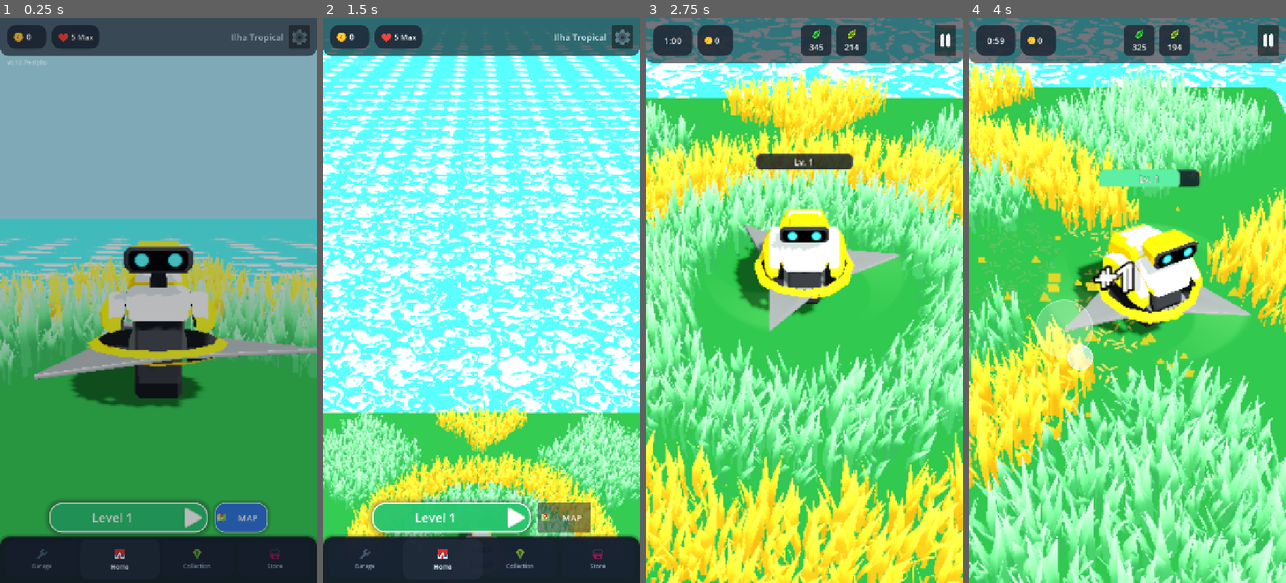
Above: before the commit, frames 1-4 (left to right).
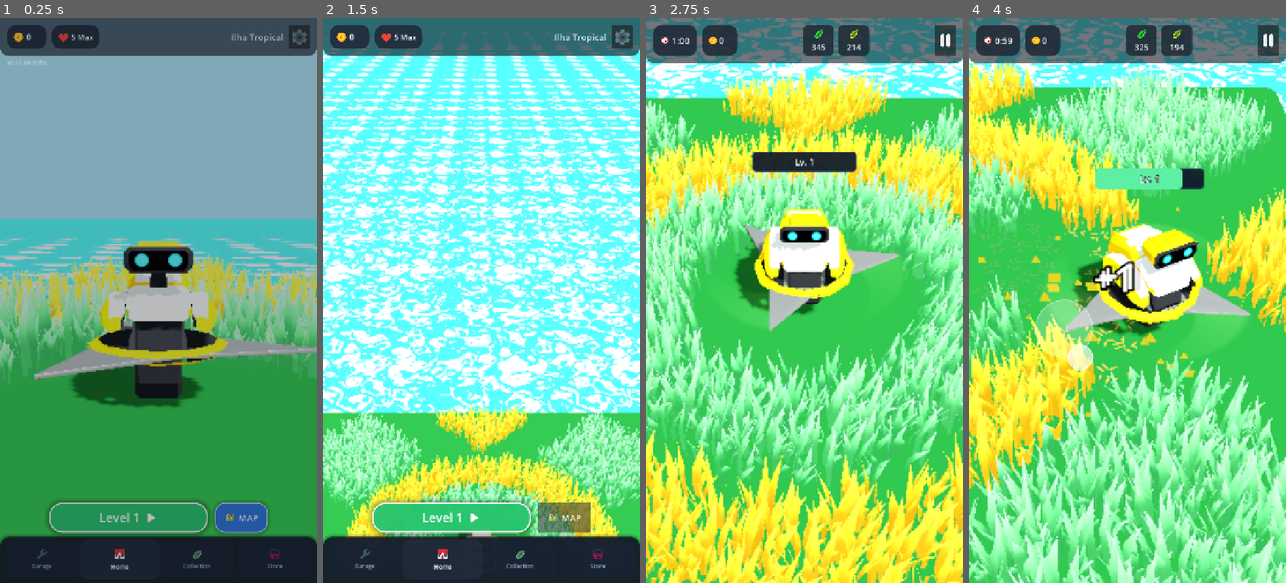
Above: after the commit, the same moments.

Repository: rogerbif/grass-cut-bot
Game: Godot game, scene res://scenes/menu/main_menu.tscn
Two runs of this game, one before a commit and one after it. Both use one fixed random seed, a clock stepped at 60 frames per second and the inputs below.
Inputs (mouse positions are in pixels of both pictures, inside the frame that each line leads up to):
- Up to frame 1 (0.25 s): no input
- Up to frame 2 (1.5 s): click (563, 515) at 0.5 s; click (563, 515) at 1.25 s
- Up to frame 3 (2.75 s): click (775, 515) at 2 s
- Up to frame 4 (4 s): tap Enter at 2.75, 2.85 s; move the mouse to (1197, 272) at 2.77 s; hold Right (ui_right) 2.78-3.5 s; click (1197, 272) at 2.92 s; tap Space at 3.02 s; drag from (1064, 328) to (1111, 413) at 3.52 s

The runs differ from the first frame. In frame 1, 0.4% of the frame differs, in the area x 7-82%, y 7-96%; in frame 2, 0.4%; in frame 3, 1.8%, in the area x 4-71%, y 1-28%; in frame 4, 1.2%.

Commit message:
fix(ui): polimento de icones, estrelas vitoriosas vetoriais e legibilidade barra 3D (v0.12.80-alpha)

Diff:
--- /dev/null
+++ b/assets/icons/icon_clock.svg
@@ -0,0 +1,18 @@
+<svg version="1" xmlns="http://www.w3.org/2000/svg" viewBox="0 0 48 48" enable-background="new 0 0 48 48">
+    <g fill="#37474F">
+        <path d="M38.5,44.6l-4-4l2.1-2.1l4,4c0.6,0.6,0.6,1.5,0,2.1l0,0C40.1,45.1,39.1,45.1,38.5,44.6z"/>
+        <path d="M9.5,44.6l4-4l-2.1-2.1l-4,4c-0.6,0.6-0.6,1.5,0,2.1l0,0C7.9,45.1,8.9,45.1,9.5,44.6z"/>
+    </g>
+    <circle fill="#C62828" cx="24" cy="24" r="20"/>
+    <circle fill="#eee" cx="24" cy="24" r="16"/>
+    <rect x="19" y="22.1" transform="matrix(-.707 -.707 .707 -.707 12.904 62.537)" fill="#E53935" width=".8" height="13"/>
+    <rect x="23" y="11" width="2" height="13"/>
+    <rect x="26.1" y="22.7" transform="matrix(-.707 .707 -.707 -.707 65.787 27.25)" width="2.3" height="9.2"/>
+    <circle cx="24" cy="24" r="2"/>
+    <circle fill="#C62828" cx="24" cy="24" r="1"/>
+    <rect x="22" y="1" fill="#37474F" width="4" height="3"/>
+    <g fill="#37474F">
+        <path d="M44.4,16.2c2.5-3.5,2.1-8.4-1-11.5c-3.1-3.1-8-3.5-11.5-1L44.4,16.2z"/>
+        <path d="M3.6,16.2c-2.5-3.5-2.1-8.4,1-11.5c3.1-3.1,8-3.5,11.5-1L3.6,16.2z"/>
+    </g>
+</svg>
--- a/project.godot
+++ b/project.godot
@@ -11,7 +11,7 @@
 [application]
 
 config/name="Grass Cut Bot"
-config/version="0.12.79-alpha"
+config/version="0.12.80-alpha"
 run/main_scene="res://scenes/menu/main_menu.tscn"
 config/features=PackedStringArray("4.7", "Mobile")
 boot_splash/image="uid://3pegaomvcdut"
--- a/scenes/cutter/blade_progress_bar.tscn
+++ b/scenes/cutter/blade_progress_bar.tscn
@@ -12,7 +12,7 @@
 disable_3d = true
 transparent_bg = true
 gui_disable_input = true
-size = Vector2i(140, 24)
+size = Vector2i(280, 52)
 render_target_update_mode = 4
 
 [node name="Control" type="Control" parent="SubViewport"]
@@ -47,5 +47,5 @@
 [node name="Sprite3D" type="Sprite3D" parent="."]
 billboard = 1
 cast_shadow = 0
-pixel_size = 0.0055
+pixel_size = 0.003
 texture = SubResource("ViewportTexture_bar")
--- a/scenes/menu/bottom_nav_bar.tscn
+++ b/scenes/menu/bottom_nav_bar.tscn
@@ -3,7 +3,7 @@
 [ext_resource type="Script" path="res://scripts/menu/bottom_nav_bar.gd" id="1_navbar"]
 [ext_resource type="Texture2D" path="res://assets/icons/icon_wrench.svg" id="2_wrench"]
 [ext_resource type="Texture2D" path="res://assets/icons/icon_home.svg" id="3_home"]
-[ext_resource type="Texture2D" path="res://assets/icons/icon_collection.svg" id="4_leaf"]
+[ext_resource type="Texture2D" path="res://assets/icons/icon_leaf.svg" id="4_leaf"]
 [ext_resource type="Texture2D" path="res://assets/icons/icon_store.svg" id="5_store"]
 
 [sub_resource type="StyleBoxFlat" id="StyleBoxFlat_bar"]
--- a/scenes/menu/tabs/tab_garage.tscn
+++ b/scenes/menu/tabs/tab_garage.tscn
@@ -1,7 +1,8 @@
-[gd_scene load_steps=7 format=3 uid="uid://tab_garage_scene_01"]
+[gd_scene load_steps=8 format=3 uid="uid://tab_garage_scene_01"]
 
 [ext_resource type="Script" path="res://scripts/menu/tabs/tab_garage.gd" id="1_garage"]
 [ext_resource type="Texture2D" path="res://assets/icons/icon_coin.svg" id="2_coin"]
+[ext_resource type="Texture2D" path="res://assets/icons/icon_wrench.svg" id="3_wrench"]
 
 [sub_resource type="StyleBoxFlat" id="StyleBoxFlat_bg"]
 bg_color = Color(0.09, 0.12, 0.17, 0.94)
@@ -76,11 +77,24 @@
 size_flags_horizontal = 3
 theme_override_constants/separation = 16
 
-[node name="TitleLabel" type="Label" parent="Panel/Scroll/VBox"]
+[node name="TitleBar" type="HBoxContainer" parent="Panel/Scroll/VBox"]
 layout_mode = 2
-theme_override_font_sizes/font_size = 26
+alignment = 1
+theme_override_constants/separation = 10
+
+[node name="TitleIcon" type="TextureRect" parent="Panel/Scroll/VBox/TitleBar"]
+custom_minimum_size = Vector2(28, 28)
+layout_mode = 2
+size_flags_vertical = 4
+texture = ExtResource("3_wrench")
+expand_mode = 1
+stretch_mode = 5
+
+[node name="TitleLabel" type="Label" parent="Panel/Scroll/VBox/TitleBar"]
+layout_mode = 2
+theme_override_font_sizes/font_size = 24
 text = "Oficina do Bot"
-horizontal_alignment = 1
+vertical_alignment = 1
 
 [node name="BladeBanner" type="PanelContainer" parent="Panel/Scroll/VBox"]
 layout_mode = 2
@@ -105,10 +119,10 @@
 [node name="CoinsBanner" type="HBoxContainer" parent="Panel/Scroll/VBox"]
 layout_mode = 2
 alignment = 1
-theme_override_constants/separation = 8
+theme_override_constants/separation = 6
 
 [node name="Icon" type="TextureRect" parent="Panel/Scroll/VBox/CoinsBanner"]
-custom_minimum_size = Vector2(24, 24)
+custom_minimum_size = Vector2(22, 22)
 layout_mode = 2
 size_flags_vertical = 4
 texture = ExtResource("2_coin")
@@ -142,14 +156,39 @@
 text = "Nível 1 • Raio: 0.90m • Vel: 3.25m/s"
 
 [node name="BuyBtn" type="Button" parent="Panel/Scroll/VBox/BladeCard"]
-custom_minimum_size = Vector2(110, 48)
+custom_minimum_size = Vector2(100, 46)
 layout_mode = 2
 size_flags_horizontal = 8
 size_flags_vertical = 4
 focus_mode = 0
+theme_override_styles/normal = SubResource("StyleBoxFlat_btn_buy")
+
+[node name="HBox" type="HBoxContainer" parent="Panel/Scroll/VBox/BladeCard/BuyBtn"]
+layout_mode = 1
+anchors_preset = 15
+anchor_right = 1.0
+anchor_bottom = 1.0
+grow_horizontal = 2
+grow_vertical = 2
+mouse_filter = 2
+alignment = 1
+theme_override_constants/separation = 6
+
+[node name="BtnIcon" type="TextureRect" parent="Panel/Scroll/VBox/BladeCard/BuyBtn/HBox"]
+custom_minimum_size = Vector2(20, 20)
+layout_mode = 2
+size_flags_vertical = 4
+mouse_filter = 2
+texture = ExtResource("2_coin")
+expand_mode = 1
+stretch_mode = 5
+
+[node name="BtnLabel" type="Label" parent="Panel/Scroll/VBox/BladeCard/BuyBtn/HBox"]
+layout_mode = 2
+mouse_filter = 2
 theme_override_font_sizes/font_size = 16
-theme_override_styles/normal = SubResource("StyleBoxFlat_btn_buy")
-text = "75 Moedas"
+text = "75"
+vertical_alignment = 1
 
 [node name="TipLabel" type="Label" parent="Panel/Scroll/VBox"]
 layout_mode = 2
--- a/scenes/menu/tabs/tab_home.tscn
+++ b/scenes/menu/tabs/tab_home.tscn
@@ -1,6 +1,8 @@
-[gd_scene load_steps=5 format=3 uid="uid://tab_home_scene_01"]
+[gd_scene load_steps=7 format=3 uid="uid://tab_home_scene_01"]
 
 [ext_resource type="Script" path="res://scripts/menu/tabs/tab_home.gd" id="1_home"]
+[ext_resource type="Texture2D" path="res://assets/icons/icon_play.svg" id="2_play"]
+[ext_resource type="Texture2D" path="res://assets/icons/icon_map.svg" id="3_map"]
 
 [sub_resource type="StyleBoxFlat" id="StyleBoxFlat_play_btn"]
 bg_color = Color(0.16, 0.78, 0.44, 0.95)
@@ -73,17 +75,66 @@
 layout_mode = 2
 pivot_offset = Vector2(180, 34)
 focus_mode = 0
+theme_override_styles/normal = SubResource("StyleBoxFlat_play_btn")
+
+[node name="HBoxPlay" type="HBoxContainer" parent="BottomAction/HBox/PlayBtn"]
+layout_mode = 1
+anchors_preset = 15
+anchor_right = 1.0
+anchor_bottom = 1.0
+grow_horizontal = 2
+grow_vertical = 2
+mouse_filter = 2
+alignment = 1
+theme_override_constants/separation = 12
+
+[node name="LevelLabel" type="Label" parent="BottomAction/HBox/PlayBtn/HBoxPlay"]
+layout_mode = 2
+mouse_filter = 2
 theme_override_colors/font_color = Color(1, 1, 1, 1)
 theme_override_font_sizes/font_size = 28
-theme_override_styles/normal = SubResource("StyleBoxFlat_play_btn")
 text = "Level 1"
+vertical_alignment = 1
+
+[node name="PlayIcon" type="TextureRect" parent="BottomAction/HBox/PlayBtn/HBoxPlay"]
+custom_minimum_size = Vector2(28, 28)
+layout_mode = 2
+size_flags_vertical = 4
+mouse_filter = 2
+texture = ExtResource("2_play")
+expand_mode = 1
+stretch_mode = 5
 
 [node name="ToggleViewBtn" type="Button" parent="BottomAction/HBox"]
 custom_minimum_size = Vector2(120, 68)
 layout_mode = 2
 focus_mode = 0
+theme_override_styles/normal = SubResource("StyleBoxFlat_toggle_btn")
+
+[node name="HBoxToggle" type="HBoxContainer" parent="BottomAction/HBox/ToggleViewBtn"]
+layout_mode = 1
+anchors_preset = 15
+anchor_right = 1.0
+anchor_bottom = 1.0
+grow_horizontal = 2
+grow_vertical = 2
+mouse_filter = 2
+alignment = 1
+theme_override_constants/separation = 8
+
+[node name="ToggleIcon" type="TextureRect" parent="BottomAction/HBox/ToggleViewBtn/HBoxToggle"]
+custom_minimum_size = Vector2(24, 24)
+layout_mode = 2
+size_flags_vertical = 4
+mouse_filter = 2
+texture = ExtResource("3_map")
+expand_mode = 1
+stretch_mode = 5
+
+[node name="ToggleLabel" type="Label" parent="BottomAction/HBox/ToggleViewBtn/HBoxToggle"]
+layout_mode = 2
+mouse_filter = 2
 theme_override_colors/font_color = Color(1, 1, 1, 1)
-theme_override_constants/icon_max_width = 26
 theme_override_font_sizes/font_size = 20
-theme_override_styles/normal = SubResource("StyleBoxFlat_toggle_btn")
 text = "MAP"
+vertical_alignment = 1
--- a/scenes/ui/hud.tscn
+++ b/scenes/ui/hud.tscn
@@ -8,6 +8,7 @@
 [ext_resource type="Texture2D" path="res://assets/icons/icon_refresh.svg" id="6_refresh"]
 [ext_resource type="Texture2D" path="res://assets/icons/icon_play.svg" id="7_play"]
 [ext_resource type="Texture2D" path="res://assets/icons/icon_wrench.svg" id="8_wrench"]
+[ext_resource type="Texture2D" path="res://assets/icons/icon_clock.svg" id="9_clock"]
 
 [sub_resource type="StyleBoxFlat" id="StyleBoxFlat_top"]
 bg_color = Color(0.08, 0.1, 0.14, 0.6)
@@ -119,11 +120,24 @@
 theme_override_constants/separation = 12
 
 [node name="TimerContainer" type="PanelContainer" parent="TopBar/HBox"]
-custom_minimum_size = Vector2(90, 48)
+custom_minimum_size = Vector2(100, 48)
 layout_mode = 2
 theme_override_styles/panel = SubResource("StyleBoxFlat_badge")
 
-[node name="TimerLabel" type="Label" parent="TopBar/HBox/TimerContainer"]
+[node name="HBoxTimer" type="HBoxContainer" parent="TopBar/HBox/TimerContainer"]
+layout_mode = 2
+alignment = 1
+theme_override_constants/separation = 6
+
+[node name="ClockIcon" type="TextureRect" parent="TopBar/HBox/TimerContainer/HBoxTimer"]
+custom_minimum_size = Vector2(20, 20)
+layout_mode = 2
+size_flags_vertical = 4
+texture = ExtResource("9_clock")
+expand_mode = 1
+stretch_mode = 5
+
+[node name="TimerLabel" type="Label" parent="TopBar/HBox/TimerContainer/HBoxTimer"]
 layout_mode = 2
 theme_override_font_sizes/font_size = 20
 text = "1:30"
@@ -273,70 +287,64 @@
 custom_minimum_size = Vector2(0, 120)
 layout_mode = 2
 
-[node name="Star1" type="Label" parent="VictoryModal/VictoryHeader/StarsArc"]
+[node name="Star1" type="TextureRect" parent="VictoryModal/VictoryHeader/StarsArc"]
+custom_minimum_size = Vector2(72, 72)
 layout_mode = 1
 anchors_preset = 8
 anchor_left = 0.5
 anchor_top = 0.5
 anchor_right = 0.5
 anchor_bottom = 0.5
-offset_left = -140.0
-offset_top = -32.0
-offset_right = -60.0
-offset_bottom = 54.0
+offset_left = -135.0
+offset_top = -25.0
+offset_right = -63.0
+offset_bottom = 47.0
 grow_horizontal = 2
 grow_vertical = 2
 rotation = -0.22
-pivot_offset = Vector2(40, 43)
-theme_override_colors/font_outline_color = Color(0.1, 0.1, 0.15, 0.8)
-theme_override_constants/outline_size = 6
-theme_override_font_sizes/font_size = 72
-text = "⭐"
-horizontal_alignment = 1
-vertical_alignment = 1
-
-[node name="Star2" type="Label" parent="VictoryModal/VictoryHeader/StarsArc"]
+pivot_offset = Vector2(36, 36)
+texture = ExtResource("4_star")
+expand_mode = 1
+stretch_mode = 5
+
+[node name="Star2" type="TextureRect" parent="VictoryModal/VictoryHeader/StarsArc"]
+custom_minimum_size = Vector2(92, 92)
 layout_mode = 1
 anchors_preset = 8
 anchor_left = 0.5
 anchor_top = 0.5
 anchor_right = 0.5
 anchor_bottom = 0.5
-offset_left = -50.0
-offset_top = -65.0
-offset_right = 50.0
-offset_bottom = 45.0
-grow_horizontal = 2
-grow_vertical = 2
-pivot_offset = Vector2(50, 55)
-theme_override_colors/font_outline_color = Color(0.1, 0.1, 0.15, 0.8)
-theme_override_constants/outline_size = 8
-theme_override_font_sizes/font_size = 94
-text = "⭐"
-horizontal_alignment = 1
-vertical_alignment = 1
-
-[node name="Star3" type="Label" parent="VictoryModal/VictoryHeader/StarsArc"]
+offset_left = -46.0
+offset_top = -60.0
+offset_right = 46.0
+offset_bottom = 32.0
+grow_horizontal = 2
+grow_vertical = 2
+pivot_offset = Vector2(46, 46)
+texture = ExtResource("4_star")
+expand_mode = 1
+stretch_mode = 5
+
+[node name="Star3" type="TextureRect" parent="VictoryModal/VictoryHeader/StarsArc"]
+custom_minimum_size = Vector2(72, 72)
 layout_mode = 1
 anchors_preset = 8
 anchor_left = 0.5
 anchor_top = 0.5
 anchor_right = 0.5
 anchor_bottom = 0.5
-offset_left = 60.0
-offset_top = -32.0
-offset_right = 140.0
-offset_bottom = 54.0
+offset_left = 63.0
+offset_top = -25.0
+offset_right = 135.0
+offset_bottom = 47.0
 grow_horizontal = 2
 grow_vertical = 2
 rotation = 0.22
-pivot_offset = Vector2(40, 43)
-theme_override_colors/font_outline_color = Color(0.1, 0.1, 0.15, 0.8)
-theme_override_constants/outline_size = 6
-theme_override_font_sizes/font_size = 72
-text = "⭐"
-horizontal_alignment = 1
-vertical_alignment = 1
+pivot_offset = Vector2(36, 36)
+texture = ExtResource("4_star")
+expand_mode = 1
+stretch_mode = 5
 
 [node name="StatsPill" type="PanelContainer" parent="VictoryModal/VictoryHeader"]
 layout_mode = 2
--- a/scripts/cutter/blade_progress_bar.gd
+++ b/scripts/cutter/blade_progress_bar.gd
@@ -33,24 +33,21 @@
 	progress_bar.max_value = 100.0
 
 	var bg_style: StyleBoxFlat = StyleBoxFlat.new()
-	bg_style.bg_color = Color(0.10, 0.13, 0.16, 0.88)
-	bg_style.set_corner_radius_all(6)
-	bg_style.border_color = Color(0.22, 0.27, 0.32, 0.95)
-	bg_style.set_border_width_all(1)
+	bg_style.bg_color = Color(0.08, 0.11, 0.16, 0.94)
+	bg_style.set_corner_radius_all(10)
+	bg_style.border_color = Color(0.18, 0.24, 0.32, 0.95)
+	bg_style.set_border_width_all(2)
 	progress_bar.add_theme_stylebox_override("background", bg_style)
 
 	var fill_style: StyleBoxFlat = StyleBoxFlat.new()
 	fill_style.bg_color = COLOR_FILL_NORMAL
-	fill_style.set_corner_radius_all(6)
+	fill_style.set_corner_radius_all(10)
 	progress_bar.add_theme_stylebox_override("fill", fill_style)
 
 	if level_label != null:
 		level_label.horizontal_alignment = HORIZONTAL_ALIGNMENT_CENTER
 		level_label.vertical_alignment = VERTICAL_ALIGNMENT_CENTER
-		level_label.add_theme_color_override("font_color", Color.WHITE)
-		level_label.add_theme_color_override("font_outline_color", Color.BLACK)
-		level_label.add_theme_constant_override("outline_size", 2)
-		level_label.add_theme_font_size_override("font_size", 13)
+		level_label.add_theme_font_size_override("font_size", 24)
 
 func _on_blade_level_changed(new_level: int, is_max: bool) -> void:
 	var prev_lvl: int = _current_level
@@ -76,8 +73,14 @@
 		return
 	if _is_max or _current_level >= 6:
 		level_label.text = "MAX"
+		level_label.add_theme_color_override("font_color", Color(0.08, 0.10, 0.14, 1.0))
+		level_label.add_theme_color_override("font_outline_color", Color.TRANSPARENT)
+		level_label.add_theme_constant_override("outline_size", 0)
 	else:
 		level_label.text = "Lv. %d" % _current_level
+		level_label.add_theme_color_override("font_color", Color.WHITE)
+		level_label.add_theme_color_override("font_outline_color", Color(0.06, 0.08, 0.12, 1.0))
+		level_label.add_theme_constant_override("outline_size", 6)
 
 func _update_fill_color() -> void:
 	if progress_bar == null:
--- a/scripts/menu/tabs/tab_garage.gd
+++ b/scripts/menu/tabs/tab_garage.gd
@@ -5,6 +5,8 @@
 
 @onready var blade_lvl_label: Label = $Panel/Scroll/VBox/BladeCard/Info/LevelLabel
 @onready var blade_buy_btn: Button = $Panel/Scroll/VBox/BladeCard/BuyBtn
+@onready var buy_btn_icon: TextureRect = $Panel/Scroll/VBox/BladeCard/BuyBtn/HBox/BtnIcon
+@onready var buy_btn_label: Label = $Panel/Scroll/VBox/BladeCard/BuyBtn/HBox/BtnLabel
 
 func _ready() -> void:
 	if blade_buy_btn != null:
@@ -39,20 +41,23 @@
 
 		if lvl >= 6:
 			blade_lvl_label.text = "Nível MAX (6) • Raio: %.2fm • Vel: %.2fm/s" % [radius, speed]
-			blade_buy_btn.text = "MAX"
-			blade_buy_btn.icon = preload("res://assets/icons/icon_checkmark.svg")
+			if buy_btn_label != null: buy_btn_label.text = "MAX"
+			if buy_btn_icon != null:
+				buy_btn_icon.texture = preload("res://assets/icons/icon_checkmark.svg")
+				buy_btn_icon.visible = true
 			blade_buy_btn.disabled = true
 		elif lvl >= 5:
 			blade_lvl_label.text = "Nível %d • Raio: %.2fm • Vel: %.2fm/s\n(Próximo nível somente por corte na partida)" % [lvl, radius, speed]
-			blade_buy_btn.text = "MÁX LOJA"
-			blade_buy_btn.icon = null
+			if buy_btn_label != null: buy_btn_label.text = "MÁX LOJA"
+			if buy_btn_icon != null: buy_btn_icon.visible = false
 			blade_buy_btn.disabled = true
 		else:
 			var cost: int = UpgradeManager.get_blade_upgrade_cost()
 			blade_lvl_label.text = "Nível %d -> %d • Raio: %.2fm • Vel: %.2fm/s" % [lvl, lvl + 1, radius + 0.10, speed + 0.30]
-			blade_buy_btn.text = "%d" % cost
-			blade_buy_btn.icon = preload("res://assets/icons/icon_coin.svg")
-			blade_buy_btn.add_theme_constant_override("icon_max_width", 20)
+			if buy_btn_label != null: buy_btn_label.text = "%d" % cost
+			if buy_btn_icon != null:
+				buy_btn_icon.texture = preload("res://assets/icons/icon_coin.svg")
+				buy_btn_icon.visible = true
 			blade_buy_btn.disabled = (UpgradeManager.total_coins < cost)
 
 func _on_buy_blade_pressed() -> void:
--- a/scripts/menu/tabs/tab_home.gd
+++ b/scripts/menu/tabs/tab_home.gd
@@ -4,7 +4,10 @@
 signal toggle_view_requested
 
 @onready var play_btn: Button = $BottomAction/HBox/PlayBtn
+@onready var play_label: Label = $BottomAction/HBox/PlayBtn/HBoxPlay/LevelLabel
 @onready var toggle_btn: Button = $BottomAction/HBox/ToggleViewBtn
+@onready var toggle_label: Label = $BottomAction/HBox/ToggleViewBtn/HBoxToggle/ToggleLabel
+@onready var toggle_icon: TextureRect = $BottomAction/HBox/ToggleViewBtn/HBoxToggle/ToggleIcon
 
 const ICON_PLAY: Texture2D = preload("res://assets/icons/icon_play.svg")
 const ICON_MAP: Texture2D = preload("res://assets/icons/icon_map.svg")
@@ -14,35 +17,29 @@
 
 func _ready() -> void:
 	if play_btn != null:
-		play_btn.icon = ICON_PLAY
-		play_btn.icon_alignment = HORIZONTAL_ALIGNMENT_RIGHT
-		play_btn.expand_icon = true
 		play_btn.pressed.connect(_on_play_pressed)
 	if toggle_btn != null:
-		toggle_btn.icon = ICON_MAP
-		toggle_btn.icon_alignment = HORIZONTAL_ALIGNMENT_LEFT
-		toggle_btn.expand_icon = false
-		toggle_btn.add_theme_constant_override("icon_max_width", 26)
 		toggle_btn.pressed.connect(_on_toggle_pressed)
 	update_level_display(current_level_selected)
 
 func update_level_display(lvl: int) -> void:
 	current_level_selected = lvl
-	if play_btn != null:
+	if play_label != null:
 		if is_map_mode:
-			play_btn.text = "JOGAR - Fase %d " % current_level_selected
+			play_label.text = "JOGAR - Fase %d" % current_level_selected
 		else:
-			play_btn.text = "Level %d " % current_level_selected
+			play_label.text = "Level %d" % current_level_selected
 
 func set_view_mode(map_view: bool) -> void:
 	is_map_mode = map_view
-	if toggle_btn != null:
+	if toggle_label != null and toggle_icon != null:
 		if is_map_mode:
-			toggle_btn.icon = null
-			toggle_btn.text = "BOT"
+			toggle_icon.visible = false
+			toggle_label.text = "BOT"
 		else:
-			toggle_btn.icon = ICON_MAP
-			toggle_btn.text = " MAP"
+			toggle_icon.visible = true
+			toggle_icon.texture = ICON_MAP
+			toggle_label.text = "MAP"
 	update_level_display(current_level_selected)
 
 func _on_play_pressed() -> void:
--- a/scripts/ui/hud.gd
+++ b/scripts/ui/hud.gd
@@ -7,7 +7,7 @@
 const ICON_COIN: Texture2D = preload("res://assets/icons/icon_coin.svg")
 
 @onready var top_bar: PanelContainer = $TopBar
-@onready var timer_label: Label = $TopBar/HBox/TimerContainer/TimerLabel
+@onready var timer_label: Label = $TopBar/HBox/TimerContainer.find_child("TimerLabel", true, false) as Label
 @onready var pause_button: Button = $TopBar/HBox/PauseButton
 @onready var coins_label: Label = $TopBar/HBox/CoinsContainer/HBoxCoins/CoinsLabel
 @onready var goals_container: HBoxContainer = $TopBar/HBox/GoalsContainer
Not shown, added: assets/icons/icon_clock.svg.import
Not shown: 1 places in scenes/ui/hud.tscn that only renumber resources
Not shown, added: docs/historico_melhorias/154_polimento_icones_ui_estrelas_e_barra_lamina.md
Not shown, changed: docs/historico_melhorias/INDICE_MELHORIAS.md
